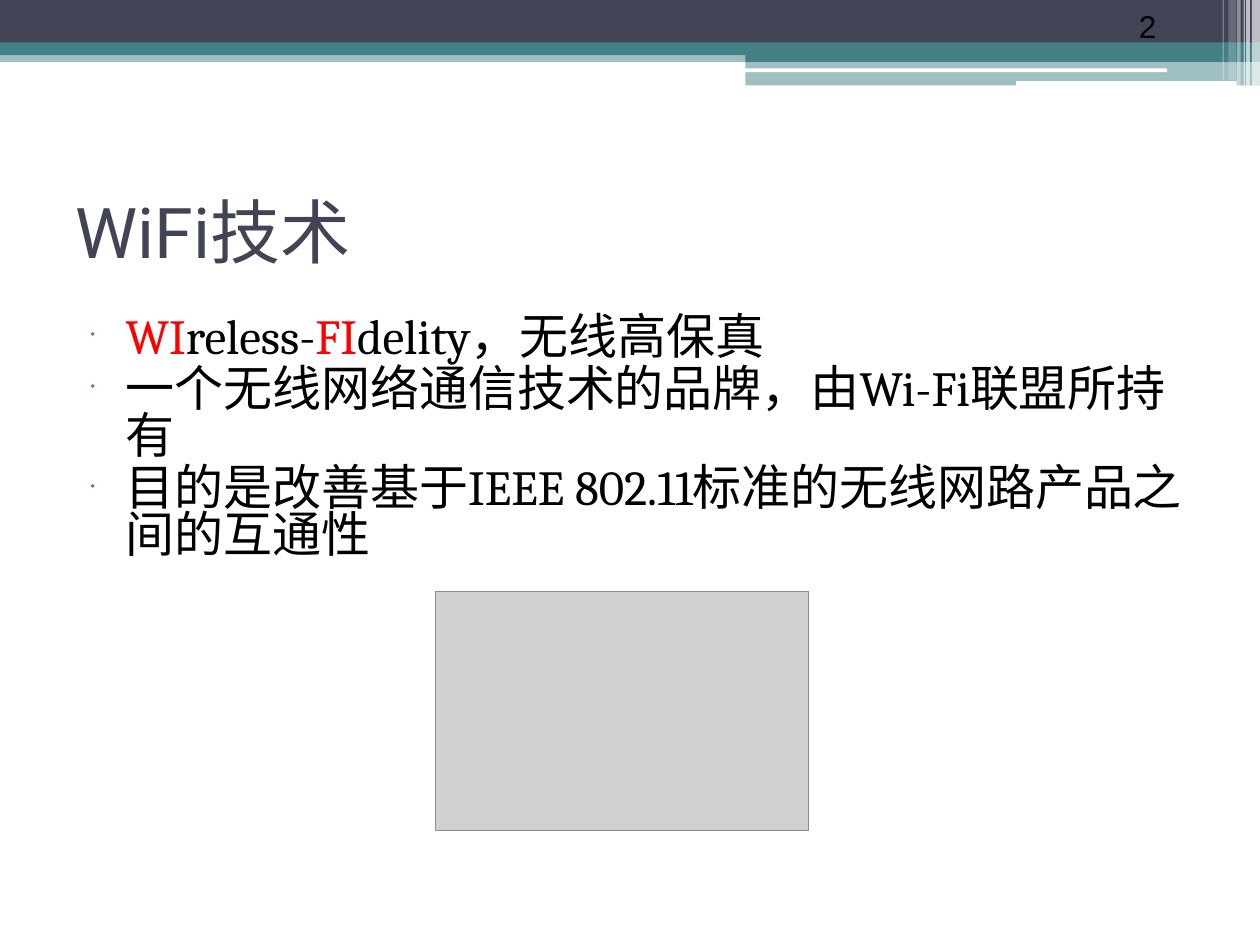
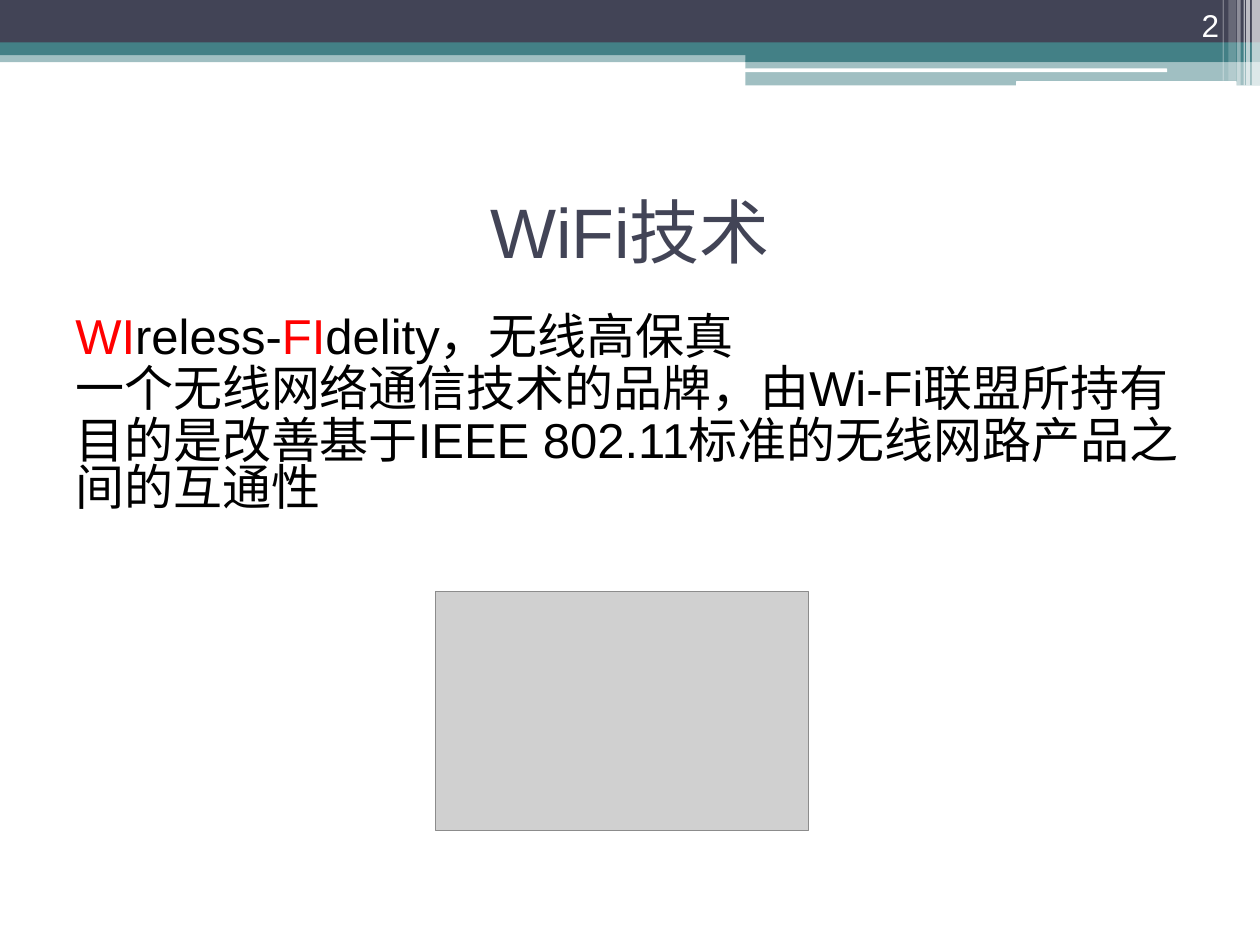
Before and after one commit to ychmax/MyDevelopBase, a slide deck: slide 2 of 第12章 网络数据传输/12.3 Wifi管理类/12.3 Wifi管理类.ppt. Drawn at 1260x945 pixels with LibreOffice and Linux fonts; fonts in the diff are those of the drawing; grey boxes stand for pictures. Boxes give left, top, right and bottom in pixels: in the first picture for what was removed or moved away, otherwise in the second. Text is boxed around its words. In the diff, an @@ line names an element or a change of style, - is before the commit and + after.

```diff
--- a/第12章 网络数据传输/12.3 Wifi管理类/12.3 Wifi管理类.ppt
+++ b/第12章 网络数据传输/12.3 Wifi管理类/12.3 Wifi管理类.ppt
@@ page number at box(1202, 15, 1220, 37): text colour #000000 to #FFFFFF; alignment left to right; vertical alignment top to bottom @@
@@ title "WiFi技术" at box(490, 203, 770, 264): font Roboto to Arial; alignment left to centre @@
@@ text "WIreless-FIdelity，无线高保真" at box(75, 315, 1178, 471): font Cambria to Arial; bullet • to none @@
```
Also in this commit, not shown: 14 other slides changed, 6 other files.
